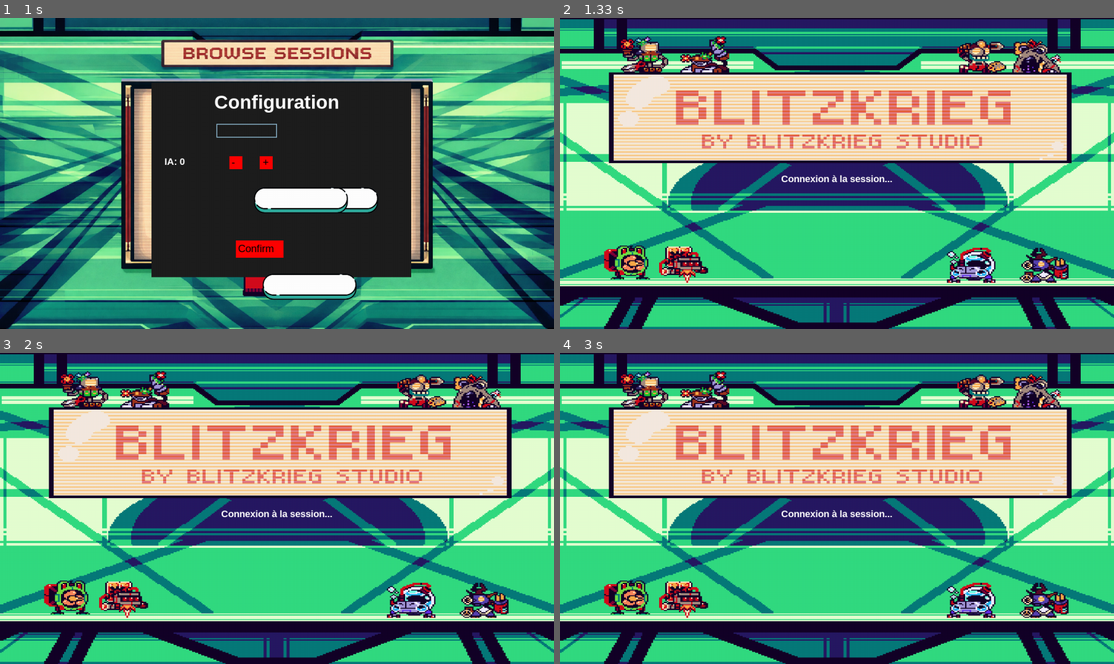
Above: before the commit, frames 1-4 (two rows, left to right).
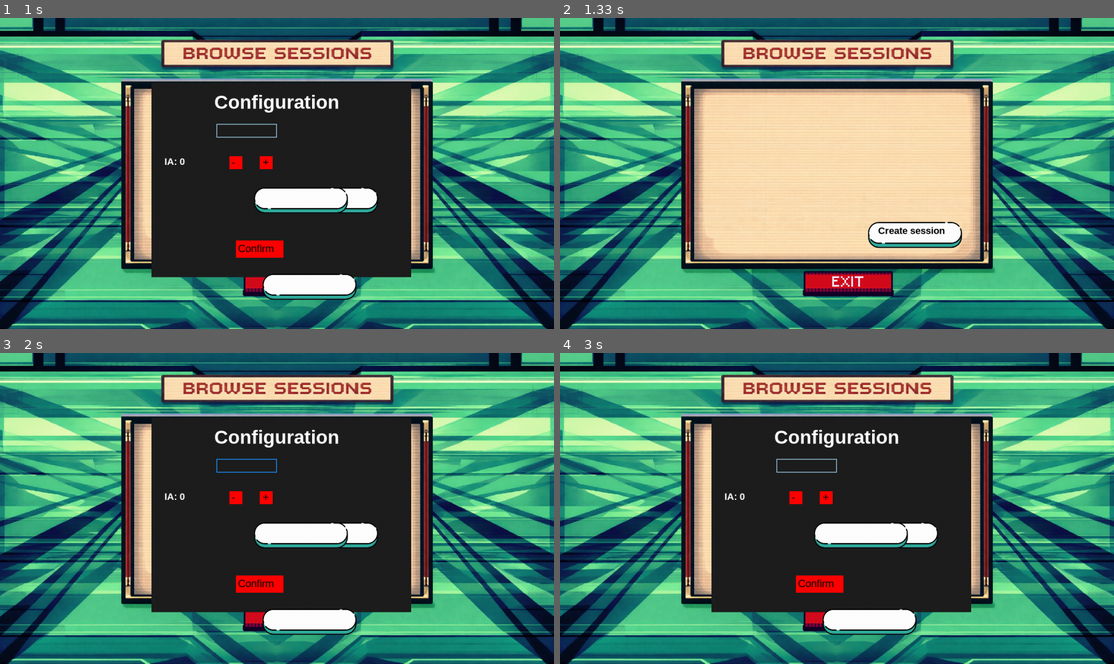
Above: after the commit, the same moments.

Repository: Yloan/Projet_pygame
Game: pygame game, started from src/main.py
Two runs of this game, one before a commit and one after it. Both use one fixed random seed, a clock stepped at 60 frames per second and the inputs below.
Inputs (mouse positions are in pixels of both pictures, inside the frame that each line leads up to):
- Up to frame 1 (1 s): click (288, 192) at 0.38 s; click "Create session" at 0.72 s
- Up to frame 2 (1.33 s): click "Confirm" at 1.05 s
- Up to frame 3 (2 s): click (332, 576) at 1.38 s; click (243, 464) at 1.72 s
- Up to frame 4 (3 s): click (692, 393) at 2.05 s; click (809, 589) at 2.38 s; click (909, 570) at 2.72 s, where only the run after the commit has a clickable "Create session"

Frame 1 is identical in both runs. In frame 2, 94% of the frame differs, in the area x 0-100%, y 0-100%; in frame 3, 97%; in frame 4, 97%.

Commit message:
debogging sessions connexion, test 1.1

Diff:
--- a/src/main.py
+++ b/src/main.py
@@ -391,7 +391,7 @@
                 self.send_to_server(f"[JoinedSession]:{self.current_joined_session}")
                 self.Menu.pending_session = None
 
-                self.Menu.menu_state = "waiting_player_id"
+                # self.Menu.menu_state = "waiting_player_id"
 
             if hasattr(self.Menu, 'pending_join_session') and self.Menu.pending_join_session is not None:
                 self.current_joined_session = self.Menu.pending_join_session
--- a/src/ui/menu.py
+++ b/src/ui/menu.py
@@ -270,10 +270,10 @@
         self.number_bot = 0
         self.my_player_id = 1  # Position 1 par défaut si on joue offline
         self.slot_positions = {
-            2: (64, 125),
-            3: (64, 442),
-            4: (1036, 125),
-            1: (1036, 442),
+            1: (64, 125),
+            2: (64, 442),
+            3: (1036, 125),
+            4: (1036, 442),
         }
 
         # Variables for final character selection (multiplayer)
@@ -996,7 +996,7 @@
         # Paramètres qui seront remplis à la création
         self.titre = "Sans titre"
         self.nb_bots = 0
-        self.nb_players = 1
+        self.nb_players = 0
 
     def to_dict(self):
         return {
